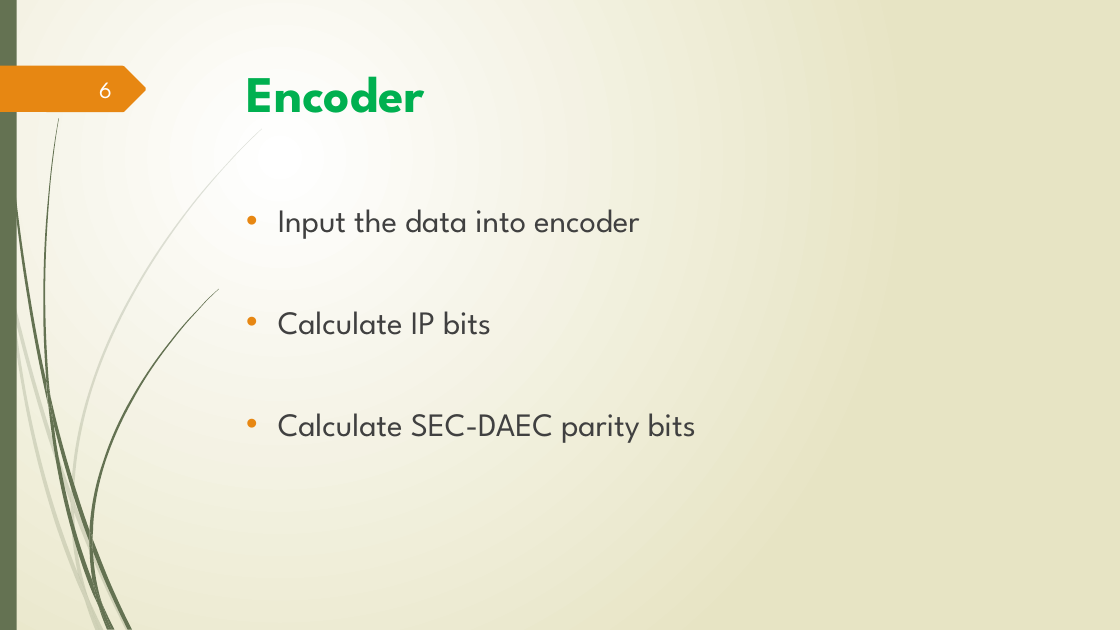
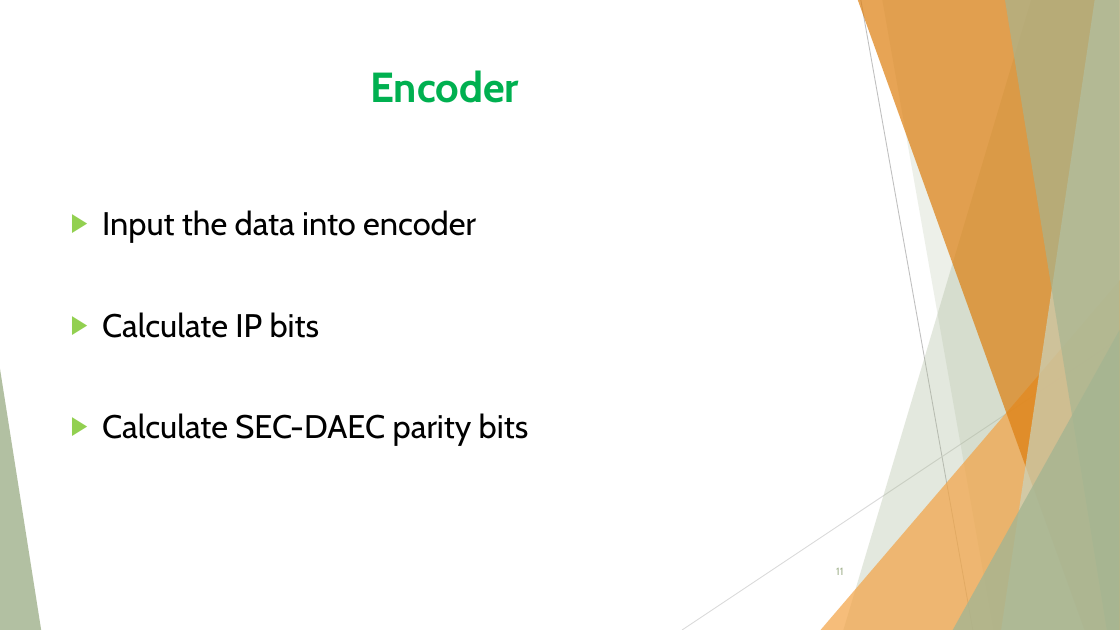
Before and after one commit to Limon49/Thesis, a slide deck: slide 11 of 1607049.pptx (slide 6 before the commit). Drawn at 1120x630 pixels with LibreOffice and Linux fonts; fonts in the diff are those of the drawing. Boxes give left, top, right and bottom in pixels: in the first picture for what was removed or moved away, otherwise in the second. Text is boxed around its words. In the diff, an @@ line names an element or a change of style, - is before the commit and + after.

```diff
--- a/1607049.pptx
+++ b/1607049.pptx
@@ background gradient #FFFFFF to #E8E6C4 to #FFFFFF @@
@@ rectangle removed at (0,0,17,630) @@
@@ title "Encoder": place and size @@
-title "Encoder" at (247,76,425,113)
+title "Encoder" at (370,70,519,103)
@@ title "Encoder" at (370,70,519,103): size 44 to 36 pt, font League Spartan to Cabin @@
@@ freeform shape removed at (0,66,146,112) @@
@@ page number removed at (99,82,112,99) @@
-6
@@ text "Input the data into encoder": place and size @@
-text "Input the data into encoder" at (278,209,696,443)
+text "Input the data into encoder" at (102,210,529,446)
@@ text "Input the data into encoder" at (102,210,529,446): font League Spartan to Cabin, text colour #404040 to #000000; bullet • to ▶; bullet colour #E78712 to #92D050 @@
@@ group added at (0,0,1120,630): 5 freeform shapes, 3 triangles, 2 lines @@
@@ page number added at (836,568,843,575), 9 pt, text #A5B592 @@
+11
@@ group removed at (0,129,262,630): 10 freeform shapes @@
@@ group removed at (3,0,218,630): 12 freeform shapes @@
```
Also in this commit, not shown: 13 other slides changed, 7 slides added, 1 slide removed, 4 other files.
